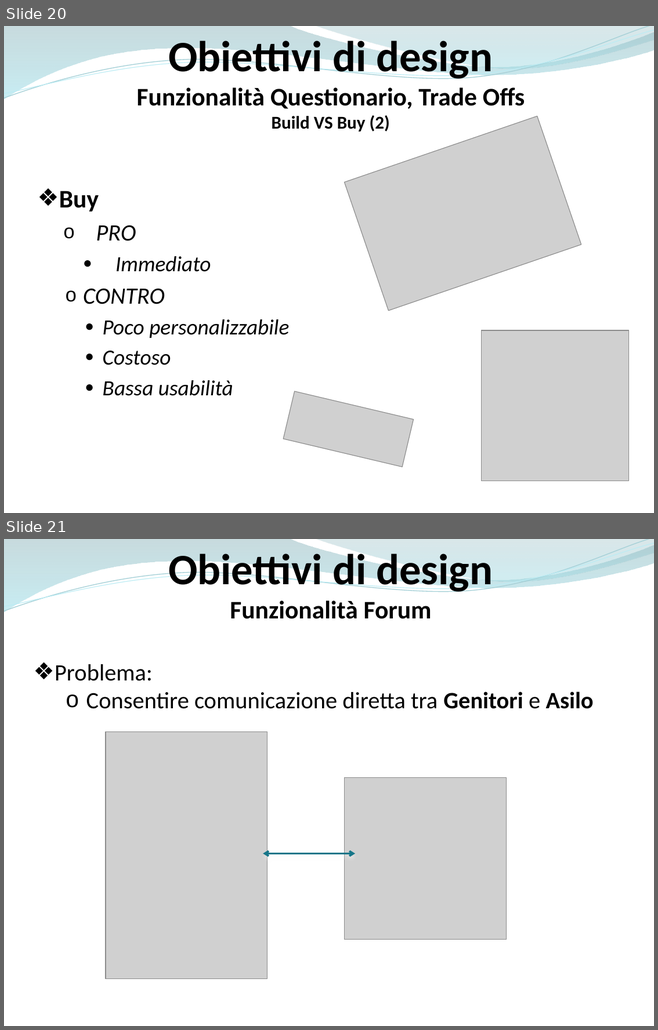
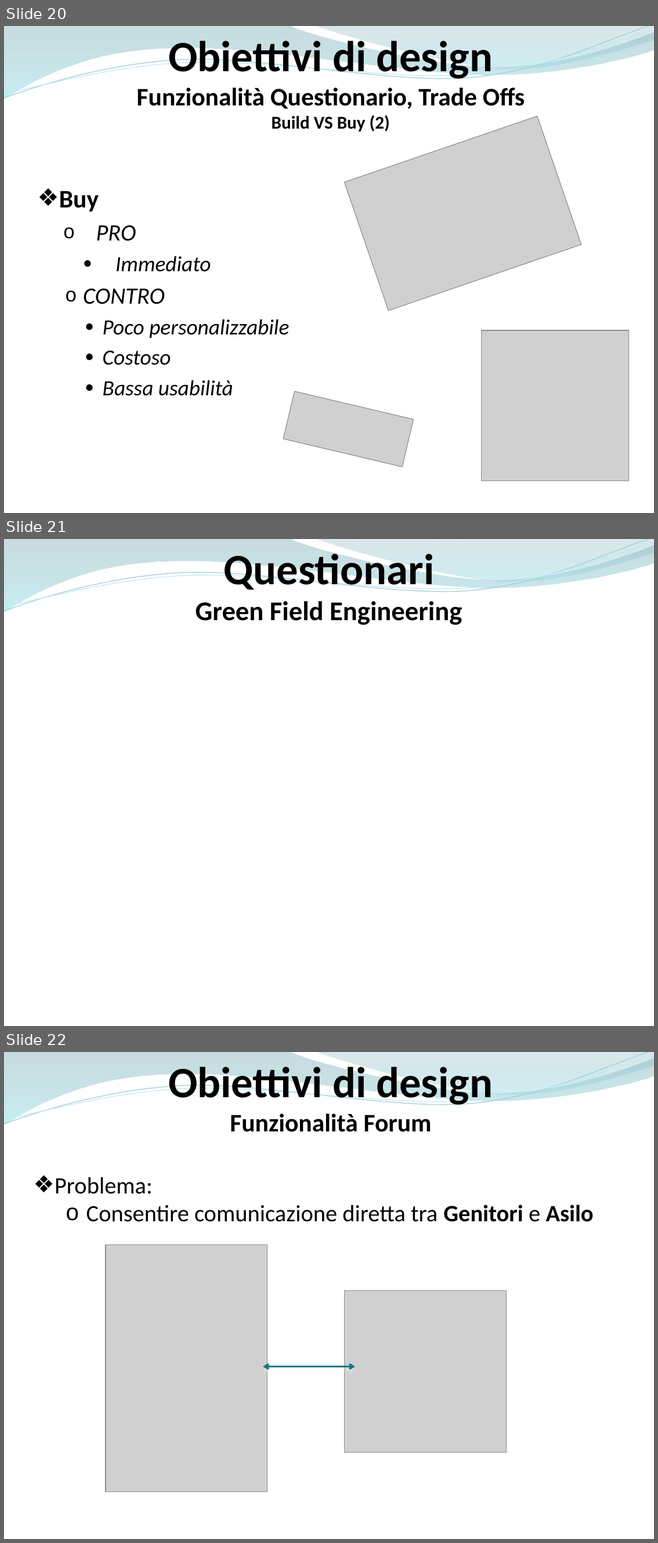
Before and after one commit to ammirate/at-silo, a slide deck: Presentazione/Atsilo3/Atsilo_H_PresentazioneFinale.pptx. Shown one above the other, each under a label of ours: slides 20 and 21 before the commit, slides 20, 21 and 22 after it. The pictures are 658x1030 and 658x1543 pixels, drawn with LibreOffice and Linux fonts; fonts in the diff are those of the drawing; grey boxes stand for pictures; background and template pictures are left out. Boxes give left, top, right and bottom in pixels: in the first picture for what was removed or moved away, otherwise in the second. Text is boxed around its words. In the diff, an @@ line names an element or a change of style, - is before the commit and + after.

Commit message:
[WR 3]

```diff
--- a/Presentazione/Atsilo3/Atsilo_H_PresentazioneFinale.pptx
+++ b/Presentazione/Atsilo3/Atsilo_H_PresentazioneFinale.pptx
@@ slide 21 added at (4, 539, 654, 1026), background picture (left out); not listed: 4 template elements that a slide beside it also shows @@
@@ text added at (195, 549, 462, 625), 30 pt, text #000000, bold @@
+Questionari
+Green Field Engineering
@@ what was slide 21 is now slide 22 @@
```
